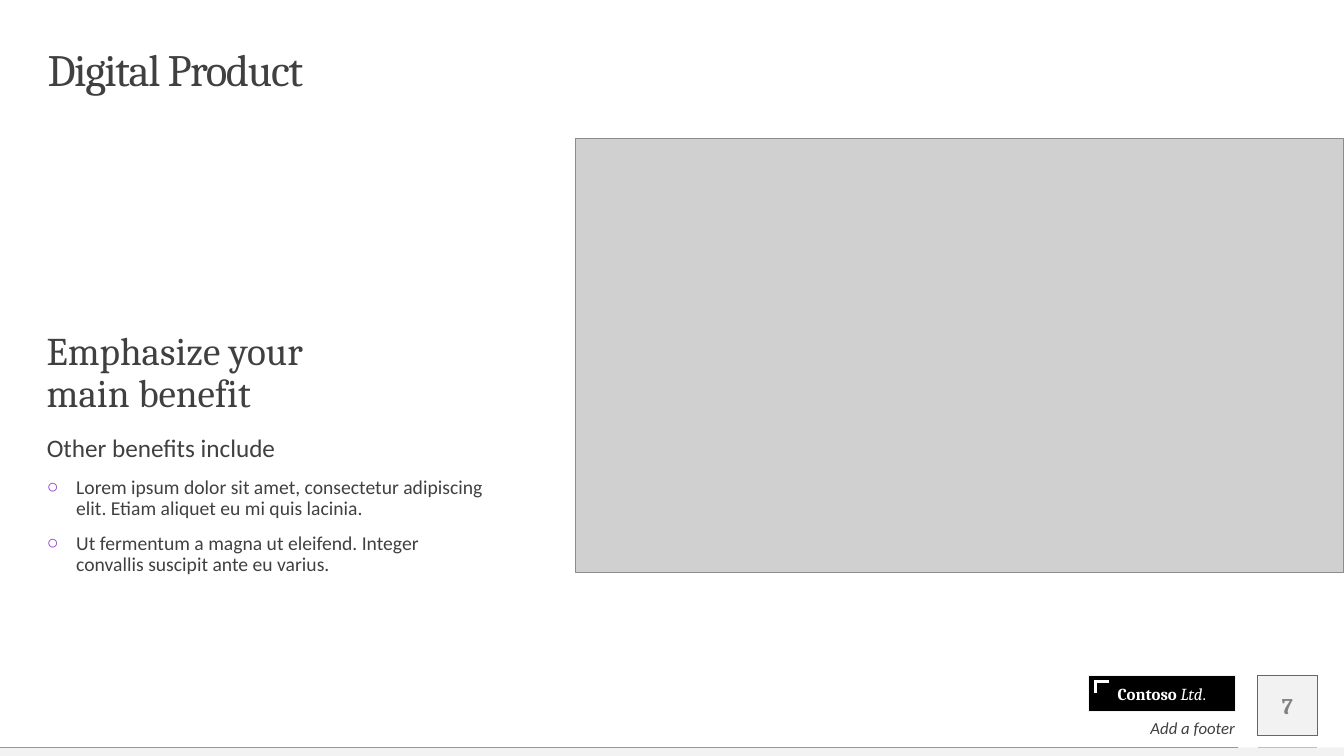
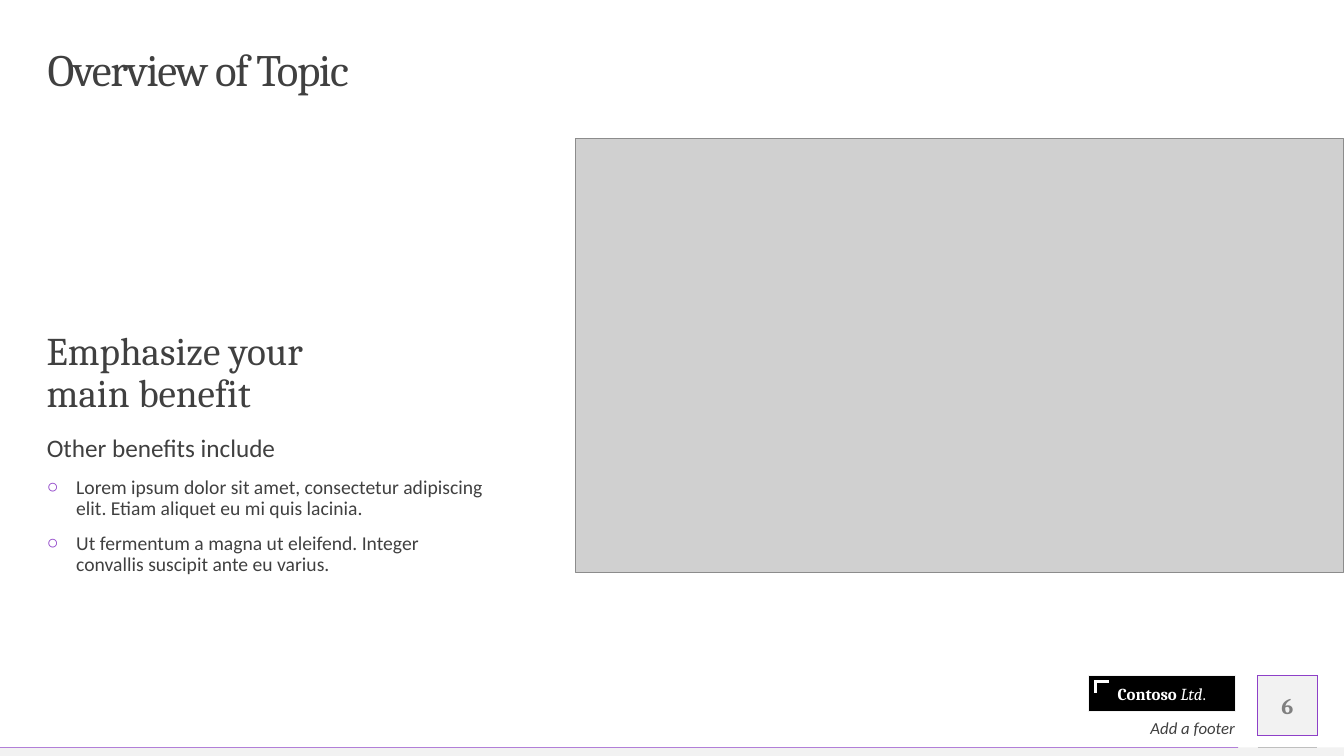
Before and after one commit to yanthedeveloper/Project1, a slide deck: slide 6 of Housing Market Presentation Draft.pptx (slide 7 before the commit). Drawn at 1344x756 pixels with LibreOffice and Linux fonts; fonts in the diff are those of the drawing; grey boxes stand for pictures; background and template pictures are left out. Boxes give left, top, right and bottom in pixels: in the first picture for what was removed or moved away, otherwise in the second. Text is boxed around its words. In the diff, an @@ line names an element or a change of style, - is before the commit and + after.

```diff
--- a/Housing Market Presentation Draft.pptx
+++ b/Housing Market Presentation Draft.pptx
@@ title at (48,54,348,96): text changed @@
-Digital Product
+Overview of Topic
@@ page number at (1281,699,1293,714): text changed @@
-7
+6
```
Also in this commit, not shown: 1 other slide changed, 1 slide removed, 1 other file.
